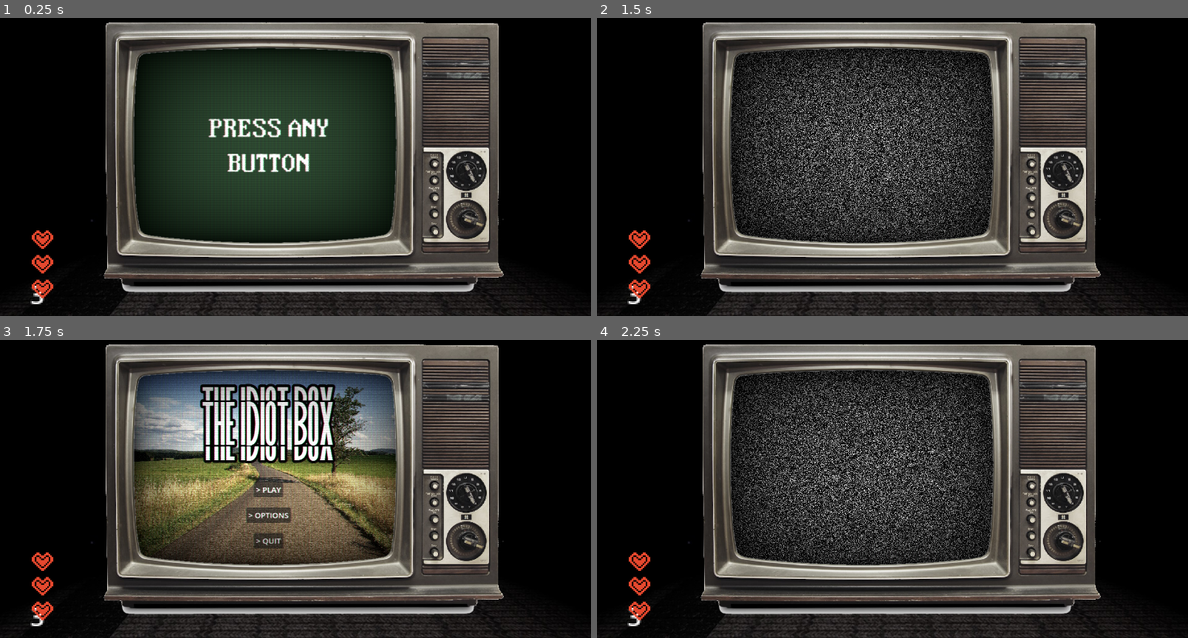
Above: before the commit, frames 1-4 (two rows, left to right).
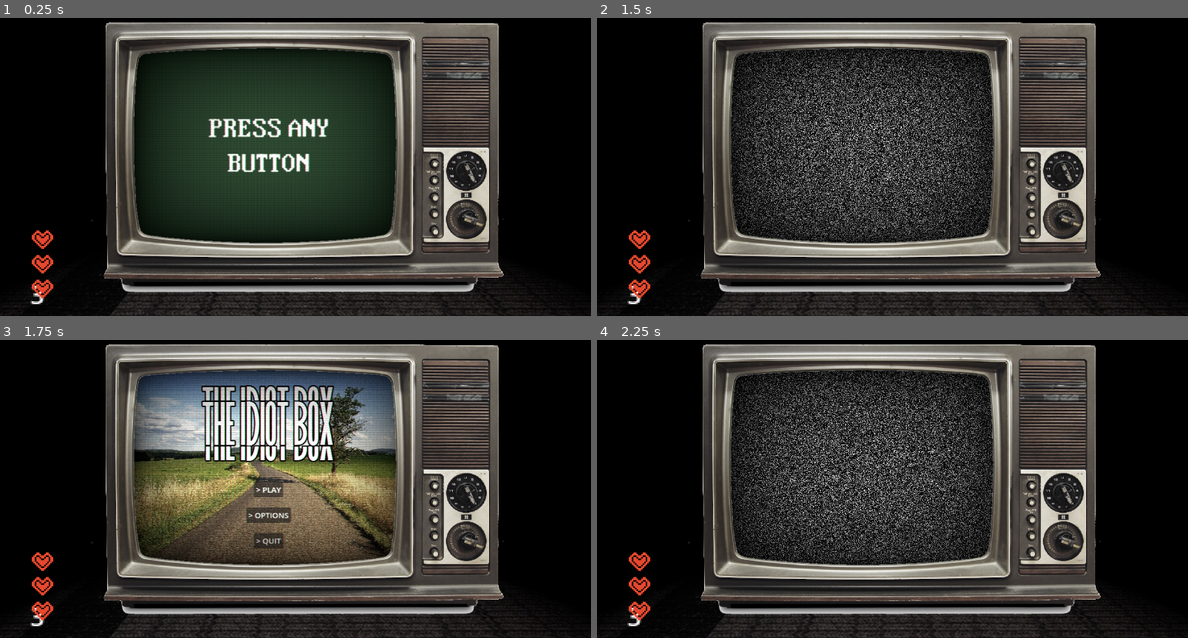
Above: after the commit, the same moments.

Repository: Dynamic-Weather-Systems/MoonWare
Game: Godot game, scene res://scenes/main_scene.tscn
The game is run twice, just before and just after one commit, with the same random seed, the same clock (stepped at 60 frames per second) and the same inputs.
Inputs (mouse positions are in pixels of both pictures, inside the frame that each line leads up to):
- Up to frame 1 (0.25 s): no input
- Up to frame 2 (1.5 s): tap Enter at 0.5 s; move the mouse to (1022, 134) at 0.52 s; press the mouse at (1022, 134) at 0.53 s; move the mouse to (774, 167) at 1.27 s; release the mouse at (774, 167) at 1.28 s; click (774, 167) at 1.35 s
- Up to frame 3 (1.75 s): no input
- Up to frame 4 (2.25 s): click "> PLAY" at 2 s

Frames 1-2 are identical in both runs. In frame 3, 1.5% of the frame differs, in the area x 33-57%, y 14-42%; in frame 4, nothing differs.

Commit message:
Working Game Over Screen

Diff:
--- a/moonware/scenes/main_menu_ui.gd
+++ b/moonware/scenes/main_menu_ui.gd
@@ -18,11 +18,30 @@
 func game_over(score: int, highScore: int, time_ms: int, channels: int) -> void:
 	%MainMenuPage.hide()
 	%OptionsPage.hide()
+	var rem = time_ms
+	var hours = floor(rem/3600000)
+	if (hours/10 < 1):
+		hours = "0" + str(hours)
+	else:
+		hours = str(hours)
 
+	rem = rem % 3600000
+	var mins = rem/60000
+	if (mins/10 < 1):
+		mins = "0" + str(mins)
+	else:
+		mins = str(mins)
+
+	rem = rem%60000
+	var secs = rem/1000
+	if (secs/10 < 1):
+		secs = "0" + str(secs)
+	else:
+		secs = str(secs)
 	%HighScore.text = "High Score: " + str(highScore)
 	%Score.text = "Score: " + str(score)
 	%ChannelCountLabel.text = "Channels: " + str(channels)
-
+	%TimeLabel.text = hours + " : " + mins  + " : " + secs
 	%GameOverPage.show()
 
 
--- a/moonware/scenes/main_menu_ui.tscn
+++ b/moonware/scenes/main_menu_ui.tscn
@@ -57,7 +57,7 @@
 layout_mode = 2
 size_flags_vertical = 1
 theme = SubResource("Theme_ujtui")
-theme_override_constants/outline_size = 20
+theme_override_constants/outline_size = 10
 theme_override_font_sizes/font_size = 100
 text = "The IDIOT Box"
 horizontal_alignment = 1
--- a/moonware/scenes/main_scene.gd
+++ b/moonware/scenes/main_scene.gd
@@ -26,7 +26,7 @@
 
 
 # Check if game has started, used to start Title Sequence
-var gameStarted = false
+var gameStarted: bool = false
 # instance of the currently loaded minigame
 var currentMinigame: Microgame = null
 # Boolean player minigame status
@@ -34,6 +34,11 @@
 # Score
 var highScore: int = 0
 var score: int = 0
+# watch time
+var startTime: int = 0
+var endTime: int = 0
+# Channel count
+var channelCount: int = 0
 
 
 ## How long to play static (seconds)
@@ -113,6 +118,9 @@
 
 # Starts the game
 func _on_main_menu_ui_start_game() -> void:
+	startTime = Time.get_ticks_msec()
+	endTime = 0
+	channelCount = 0
 	score = 0
 	HealthUI.hearts = HealthUI.max_hearts
 	MainMenu.hide()
@@ -125,6 +133,8 @@
 
 func start_new_minigame():
 	assert(isPlaying==false)
+
+	channelCount += 1
 
 	if currentMinigame:
 		currentMinigame.queue_free()
@@ -168,4 +178,6 @@
 		currentMinigame.queue_free()
 		currentMinigame = null
 		MainMenu.show()
-		MainMenu.game_over(score, highScore)
+		endTime = Time.get_ticks_msec()
+		var watchTime = endTime - startTime
+		MainMenu.game_over(score, highScore, watchTime, channelCount)
